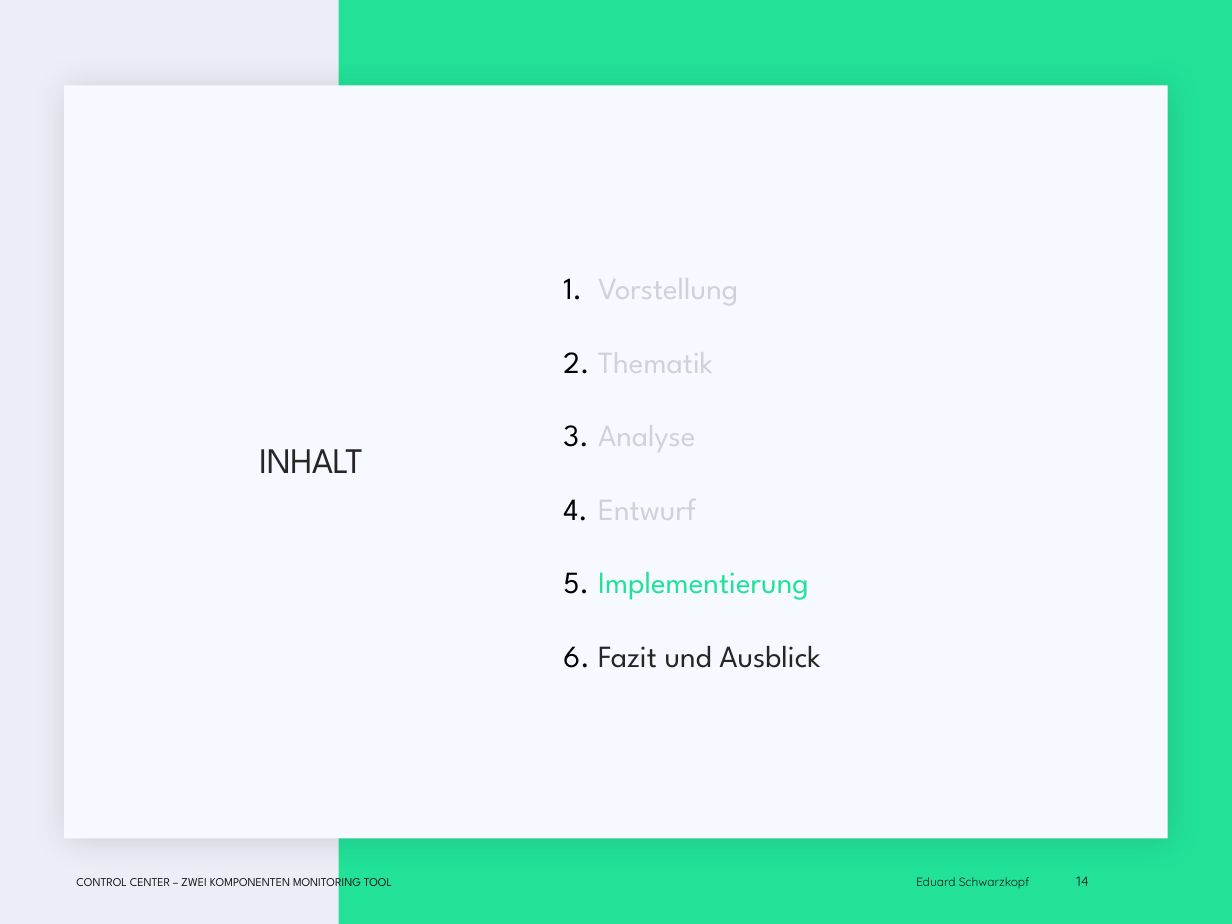
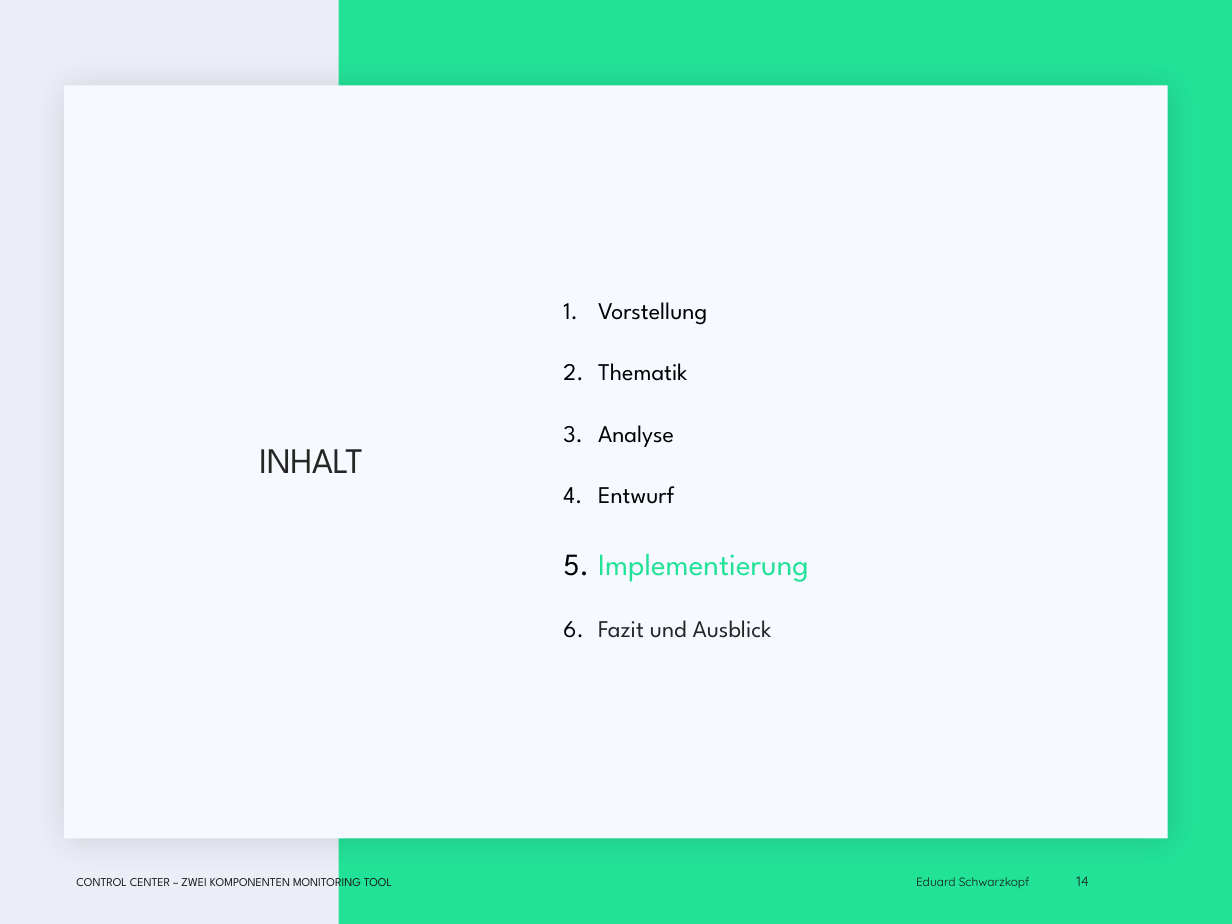
Before and after one commit to EduardSchwarzkopf/Abschlusspr-sentation, a slide deck: slide 14 of Abschluss_präsi.pptx. Drawn at 1232x924 pixels with LibreOffice and Linux fonts; fonts in the diff are those of the drawing; background and template pictures are left out. Boxes give left, top, right and bottom in pixels: in the first picture for what was removed or moved away, otherwise in the second. Text is boxed around its words. In the diff, an @@ line names an element or a change of style, - is before the commit and + after.

```diff
--- a/Abschluss_präsi.pptx
+++ b/Abschluss_präsi.pptx
@@ text at box(598, 302, 772, 638): size 18 to 14 pt in "Vorstellung", "Thematik", "Analyse", "Entwurf" and 1 more places; text colour #D0D1D9 to #000000 in "Vorstellung", "Thematik", "Analyse", "Entwurf" @@
```
Also in this commit, not shown: 8 other slides changed.
